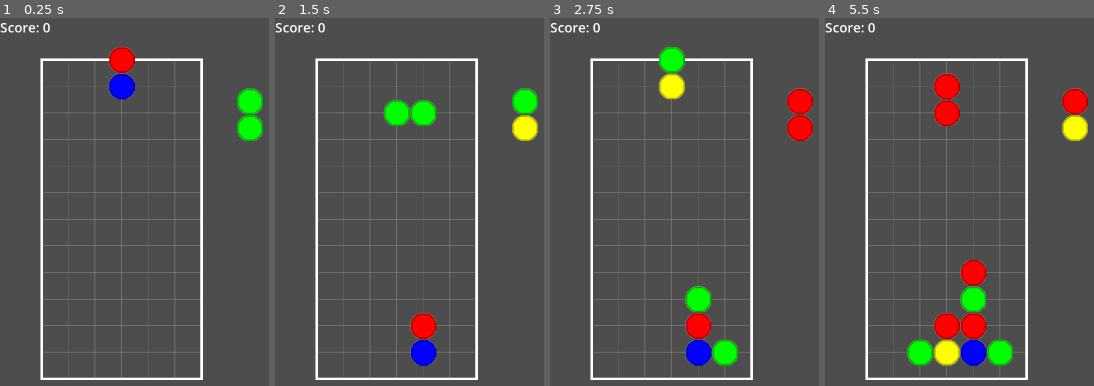
Above: before the commit, frames 1-4 (left to right).
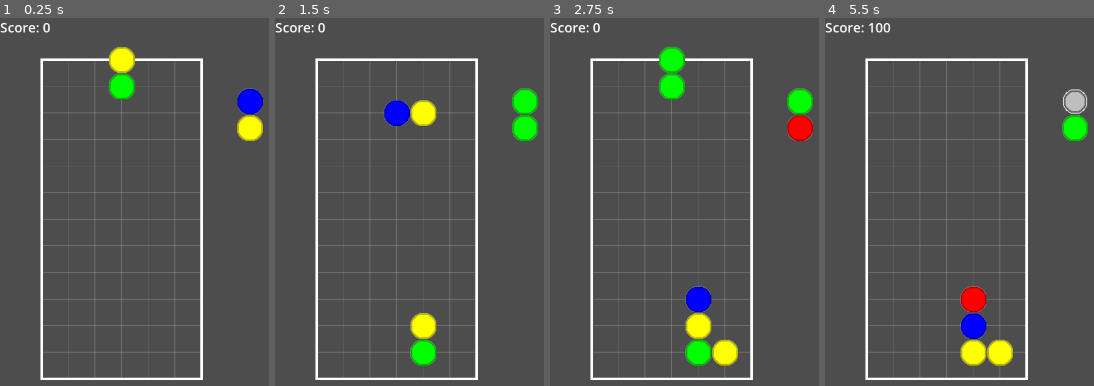
Above: after the commit, the same moments.

Repository: csmallfield/PuyoPuyo
Game: Godot game, scene res://scenes/Main.tscn
Two runs of this game, one before a commit and one after it. Both use one fixed random seed, a clock stepped at 60 frames per second and the inputs below. The engine's default icon, where the game draws it, is replaced by a stand-in: a white triangle on a blue panel in a dark square.
Inputs:
- Up to frame 1 (0.25 s): no input
- Up to frame 2 (1.5 s): tap Enter at 0.5 s; hold Right (move_right) 0.53-1.28 s; hold Space (fast_drop) 0.53-1.28 s; hold Down (move_down) from 1.28 s (still down); tap Up (rotate_piece) at 1.35 s
- Up to frame 3 (2.75 s): tap R (restart) at 2 s; release Down (move_down) at 2.03 s; hold Right (move_right) from 2.03 s (still down); hold Space (fast_drop) from 2.03 s (still down)
- Up to frame 4 (5.5 s): tap R (restart) at 2.75, 3.5, 5 s; release Space (fast_drop) at 2.78 s; tap Up (rotate_piece) at 2.85, 4.35 s; release Right (move_right) at 3.53 s; hold Space (fast_drop) 3.53-4.28 s; hold Left (move_left) 3.53-5.03 s; hold Down (move_down) from 5.03 s (still down); hold Space (fast_drop) from 5.03 s (still down)

The runs differ from the first frame. In frame 1, 2.3% of the frame differs, in the area x 40-98%, y 7-34%; in frame 2, 2.9%; in frame 3, 3.4%; in frame 4, 7.1%, in the area x 15-98%, y 1-95%.

Commit message:
added bubble pieces
10% of the time you get a "bubble" or garbage piece that must be eliminated by removing colored ones that touch it

Diff:
--- a/puyopuyo_prototype/scripts/GameState.gd
+++ b/puyopuyo_prototype/scripts/GameState.gd
@@ -21,6 +21,8 @@
 var grid_height = 12
 var fall_speed = 1.0
 var colors = [Color.RED, Color.BLUE, Color.GREEN, Color.YELLOW]
+var bubble_color = Color.GRAY
+var bubble_spawn_chance = 0.1  # 10% chance for one piece in a pair to be a bubble
 
 func _ready():
 	process_mode = Node.PROCESS_MODE_ALWAYS
--- a/puyopuyo_prototype/scripts/Grid.gd
+++ b/puyopuyo_prototype/scripts/Grid.gd
@@ -181,14 +181,15 @@
 	clearing_matches = true
 	var matches_found = false
 	var visited = {}
-
-	# Check every position for connected groups
+	var pieces_to_clear = []
+
+	# First pass: Find all colored matches (4+ connected same-color pieces)
 	for y in range(GameState.grid_height):
 		for x in range(GameState.grid_width):
 			var pos = Vector2(x, y)
 
-			# Skip if empty, already visited, or already checked
-			if grid_data[y][x] == null or visited.has(pos):
+			# Skip if empty, already visited, or is a bubble piece
+			if grid_data[y][x] == null or visited.has(pos) or grid_data[y][x].is_bubble:
 				continue
 
 			# Find connected group of same color
@@ -197,10 +198,33 @@
 			# If group has 4 or more pieces, mark for clearing
 			if group.size() >= 4:
 				matches_found = true
-				clear_group(group)
-
+				pieces_to_clear.append_array(group)
+
+	# Second pass: Find bubbles adjacent to clearing pieces
 	if matches_found:
-		GameState.add_score(100)
+		var bubbles_to_clear = []
+
+		for clear_pos in pieces_to_clear:
+			# Check all 4 adjacent positions for bubbles
+			var adjacent_positions = [
+				clear_pos + Vector2(1, 0),   # Right
+				clear_pos + Vector2(-1, 0),  # Left
+				clear_pos + Vector2(0, 1),   # Down
+				clear_pos + Vector2(0, -1)   # Up
+			]
+
+			for adj_pos in adjacent_positions:
+				# Check bounds
+				if adj_pos.x >= 0 and adj_pos.x < GameState.grid_width and adj_pos.y >= 0 and adj_pos.y < GameState.grid_height:
+					var adj_piece = grid_data[adj_pos.y][adj_pos.x]
+					if adj_piece != null and adj_piece.is_bubble and not adj_pos in bubbles_to_clear:
+						bubbles_to_clear.append(adj_pos)
+
+		# Clear colored matches and adjacent bubbles
+		clear_group(pieces_to_clear)
+		clear_group(bubbles_to_clear)
+
+		GameState.add_score(100 + bubbles_to_clear.size() * 50)  # Bonus points for clearing bubbles
 
 		# Apply gravity after clearing
 		apply_gravity()
@@ -228,8 +252,8 @@
 		if pos.x < 0 or pos.x >= GameState.grid_width or pos.y < 0 or pos.y >= GameState.grid_height:
 			continue
 
-		# Skip if empty or wrong color
-		if grid_data[pos.y][pos.x] == null or grid_data[pos.y][pos.x].color != color:
+		# Skip if empty, wrong color, or is a bubble piece
+		if grid_data[pos.y][pos.x] == null or grid_data[pos.y][pos.x].color != color or grid_data[pos.y][pos.x].is_bubble:
 			continue
 
 		# Mark as visited and add to group
--- a/puyopuyo_prototype/scripts/Piece.gd
+++ b/puyopuyo_prototype/scripts/Piece.gd
@@ -2,6 +2,7 @@
 # Piece.gd - Individual piece (puyo)
 
 var color = Color.WHITE
+var is_bubble = false
 var sprite = null
 
 func _ready():
@@ -17,14 +18,26 @@
 	var image = Image.create(32, 32, false, Image.FORMAT_RGBA8)
 	image.fill(Color.TRANSPARENT)
 
-	# Draw a simple circle
-	for y in range(32):
-		for x in range(32):
-			var dist = Vector2(x - 16, y - 16).length()
-			if dist < 14:
-				image.set_pixel(x, y, color)
-			elif dist < 16:
-				image.set_pixel(x, y, color.darkened(0.3))
+	if is_bubble:
+		# Draw bubble piece with different pattern
+		for y in range(32):
+			for x in range(32):
+				var dist = Vector2(x - 16, y - 16).length()
+				if dist < 12:
+					image.set_pixel(x, y, color)
+				elif dist < 14:
+					image.set_pixel(x, y, color.darkened(0.5))
+				elif dist < 15:
+					image.set_pixel(x, y, Color.WHITE)  # White outline for bubbles
+	else:
+		# Draw normal piece
+		for y in range(32):
+			for x in range(32):
+				var dist = Vector2(x - 16, y - 16).length()
+				if dist < 14:
+					image.set_pixel(x, y, color)
+				elif dist < 16:
+					image.set_pixel(x, y, color.darkened(0.3))
 
 	texture.set_image(image)
 	sprite.texture = texture
@@ -33,3 +46,9 @@
 	color = new_color
 	if sprite:
 		create_piece_texture()
+
+func set_as_bubble():
+	is_bubble = true
+	color = GameState.bubble_color
+	if sprite:
+		create_piece_texture()
--- a/puyopuyo_prototype/scripts/PiecePair.gd
+++ b/puyopuyo_prototype/scripts/PiecePair.gd
@@ -15,9 +15,19 @@
 	piece1 = piece_scene.instantiate()
 	piece2 = piece_scene.instantiate()
 
-	# Random colors
-	piece1.set_color(GameState.colors[randi() % GameState.colors.size()])
-	piece2.set_color(GameState.colors[randi() % GameState.colors.size()])
+	# Determine if pieces should be bubbles
+	var piece1_is_bubble = randf() < GameState.bubble_spawn_chance
+	var piece2_is_bubble = randf() < GameState.bubble_spawn_chance
+
+	if piece1_is_bubble:
+		piece1.set_as_bubble()
+	else:
+		piece1.set_color(GameState.colors[randi() % GameState.colors.size()])
+
+	if piece2_is_bubble:
+		piece2.set_as_bubble()
+	else:
+		piece2.set_color(GameState.colors[randi() % GameState.colors.size()])
 
 	add_child(piece1)
 	add_child(piece2)
